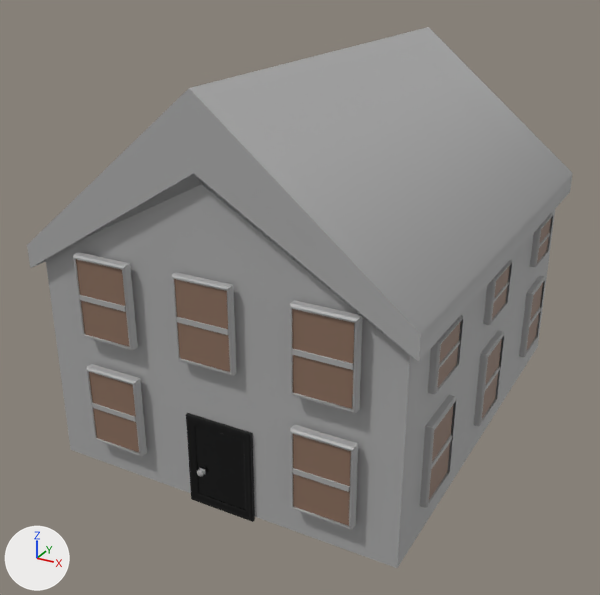
One commit to the FBX model SeniorProject2025/Assets/BetaBuildings/House2.fbx: the scene before it, then after it.
The view is the same before and after, from a 50 mm lens placed at (0.994, -1.366, 1.328), pointed at (-0.071, 0.571, 0.36). Lighting does not change. The marker at lower left points along +X, +Y and +Z. Where no turn or scale is listed for an object, it has been applied to the vertices.
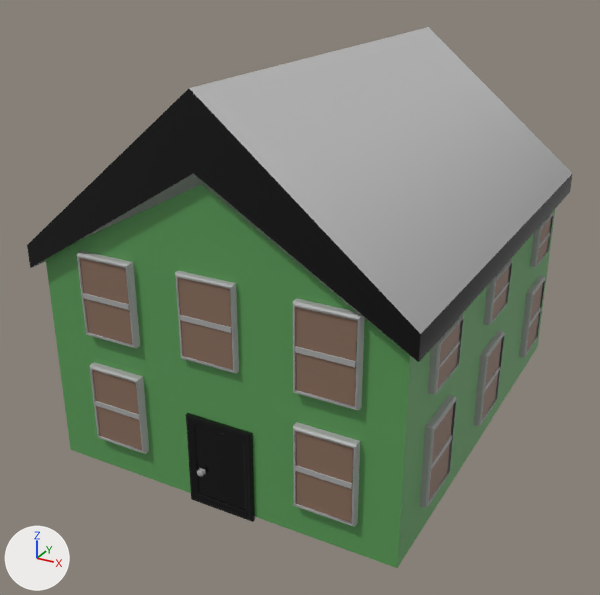
Where the change shows, as pixel boxes [x1, y1, x2, y2] in the pictures (600 x 595 px):
'polySurface594', moved: before [290, 300, 362, 413]; after [293, 298, 365, 410]
'polySurface593', moved: before [291, 424, 358, 530]; after [293, 422, 360, 527]
'polySurface595', moved: before [172, 272, 237, 376]; after [175, 271, 239, 374]
'polySurface596', moved: before [73, 252, 138, 351]; after [77, 251, 140, 348]
'polySurface597', moved: before [86, 364, 147, 456]; after [90, 362, 149, 454]
part 1 of me_mesh_018, recoloured (grey to green): [46, 184, 555, 568] in both
part 2 of me_mesh_018, recoloured (grey to black): [27, 89, 421, 362] in both
part 3 of me_mesh_018, recoloured (grey to black): [419, 173, 573, 362] in both
part 4 of me_mesh_018, recoloured: [189, 27, 572, 334] in both

Edits to the bpy script that builds the scene:
```text
Add mat_lambert2:
    mat_lambert2 = principled_material('lambert2')
    mat_lambert2.base_color = (0.104, 0.334, 0.0983)  # green #5b9c58
Add mat_lambert1:
    mat_lambert1 = principled_material('lambert1')
    mat_lambert1.base_color = (0.5, 0.5, 0.5)  # grey #bcbcbc
Change me_mesh_018:
    where me_mesh_018.from_pydata(...)  # 24 vertices, 22 faces; spans x -0.52..0.52, y -0.656..0.684, z -0.003..1.032
    used by ob_pcube248; location = (-0.018, 0.67, 0.011)
    me_mesh_018 part 1: all 6 faces centred in x -0.491..0.491, y -0.629..0.629, z 0.286..0.349 switch from mat_standardsurface1 (grey #aaaaaa) to mat_lambert2 (green #5b9c58)
    me_mesh_018 part 2: all 2 faces centred in x -0.26..0.26, y -0.656, z 0.76 switch from mat_standardsurface1 (grey #aaaaaa) to mat_standardsurface3 (black #000000)
    me_mesh_018 part 3: the 1 face centred in x 0.52, y 0.014, z 0.575 switches from mat_standardsurface1 (grey #aaaaaa) to mat_standardsurface3 (black #000000)
    me_mesh_018 part 4: all 2 faces centred in x -0.26..0.26, y 0.014, z 0.819 switch from mat_standardsurface1 (grey #aaaaaa) to mat_lambert1 (grey #bcbcbc)
Change ob_polysurface594:
    ob_polysurface594.location: (0.291, 0.024, 0.511) -> (0.291, 0.037, 0.511)
Change ob_polysurface596:
    ob_polysurface596.location: (-0.304, 0.024, 0.511) -> (-0.304, 0.037, 0.511)
Change ob_polysurface597:
    ob_polysurface597.location: (-0.304, 0.024, 0.206) -> (-0.304, 0.037, 0.206)
Change ob_polysurface595:
    ob_polysurface595.location: (-0.016, 0.025, 0.516) -> (-0.016, 0.038, 0.516)
Change ob_polysurface593:
    ob_polysurface593.location: (0.291, 0.024, 0.206) -> (0.291, 0.037, 0.206)
```
